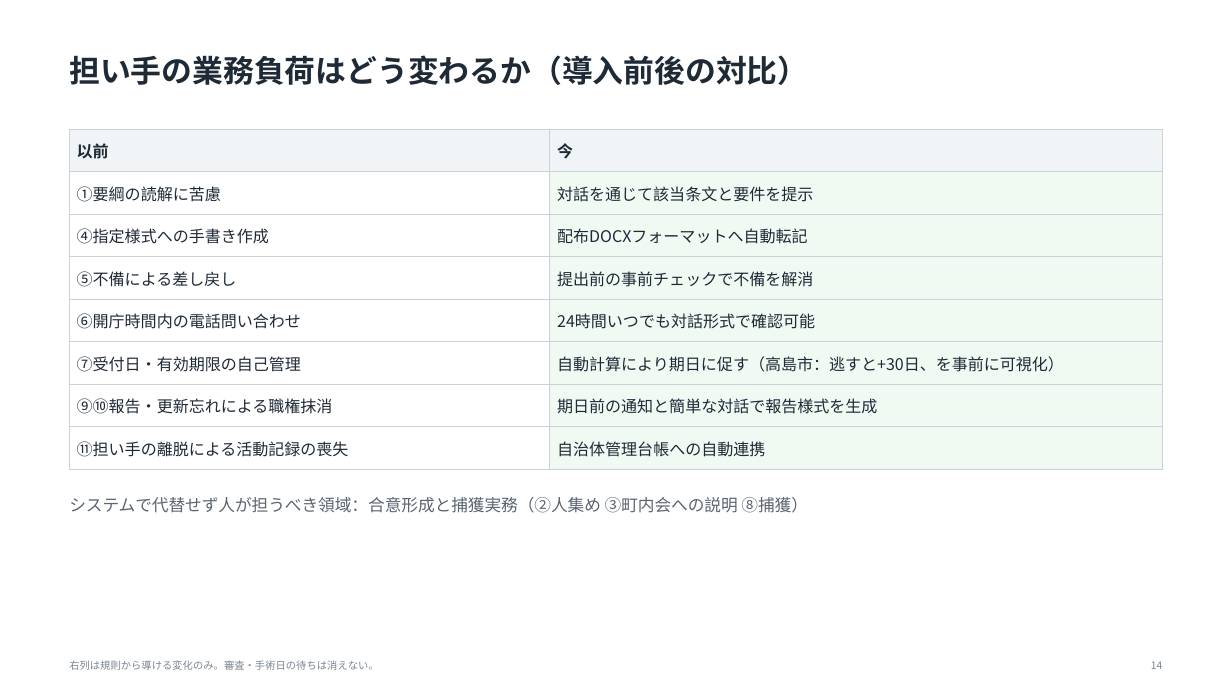
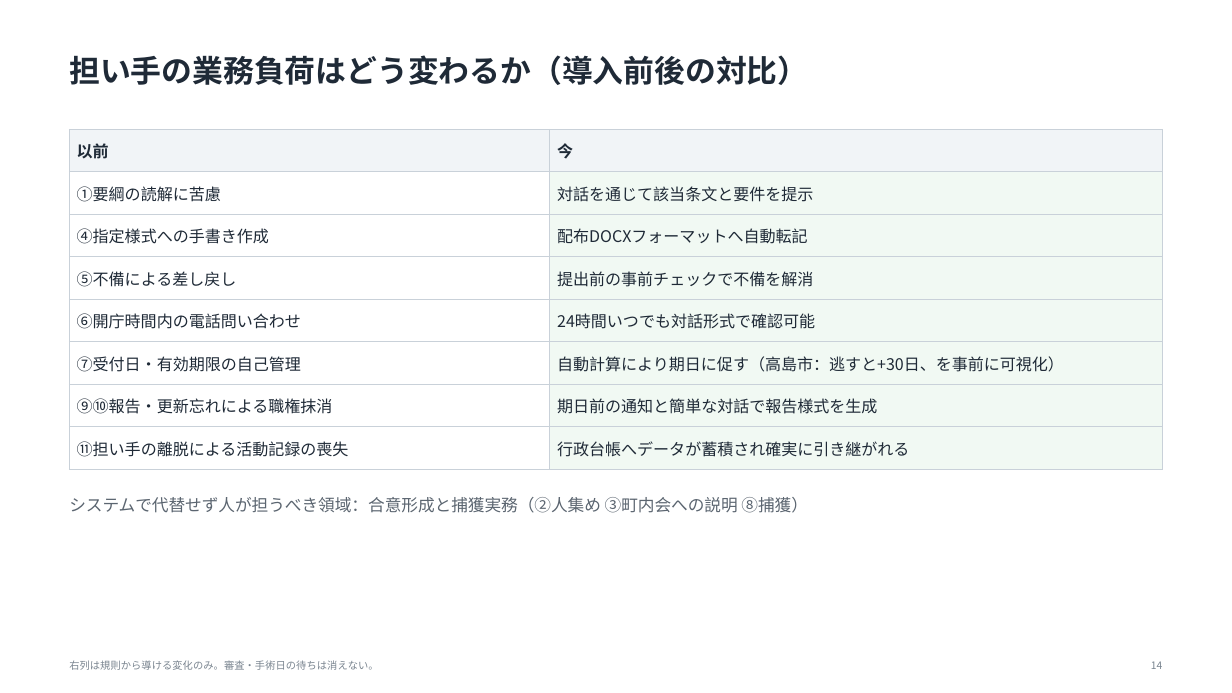
Before and after one commit to tsurutontan634/VORN, a slide deck: slide 14 of docs/deck3/nekonote_VORN2026.pptx. Drawn at 1232x693 pixels with LibreOffice and Linux fonts; fonts in the diff are those of the drawing. Boxes give left, top, right and bottom in pixels: in the first picture for what was removed or moved away, otherwise in the second. Text is boxed around its words. In the diff, an @@ line names an element or a change of style, - is before the commit and + after.

```diff
--- a/docs/deck3/nekonote_VORN2026.pptx
+++ b/docs/deck3/nekonote_VORN2026.pptx
@@ table at box(69, 129, 1163, 461) @@
-row 8, column 2: 自治体管理台帳への自動連携
+row 8, column 2: 行政台帳へデータが蓄積され確実に引き継がれる
```
Also in this commit, not shown: 6 other slides changed, 3 other files.
